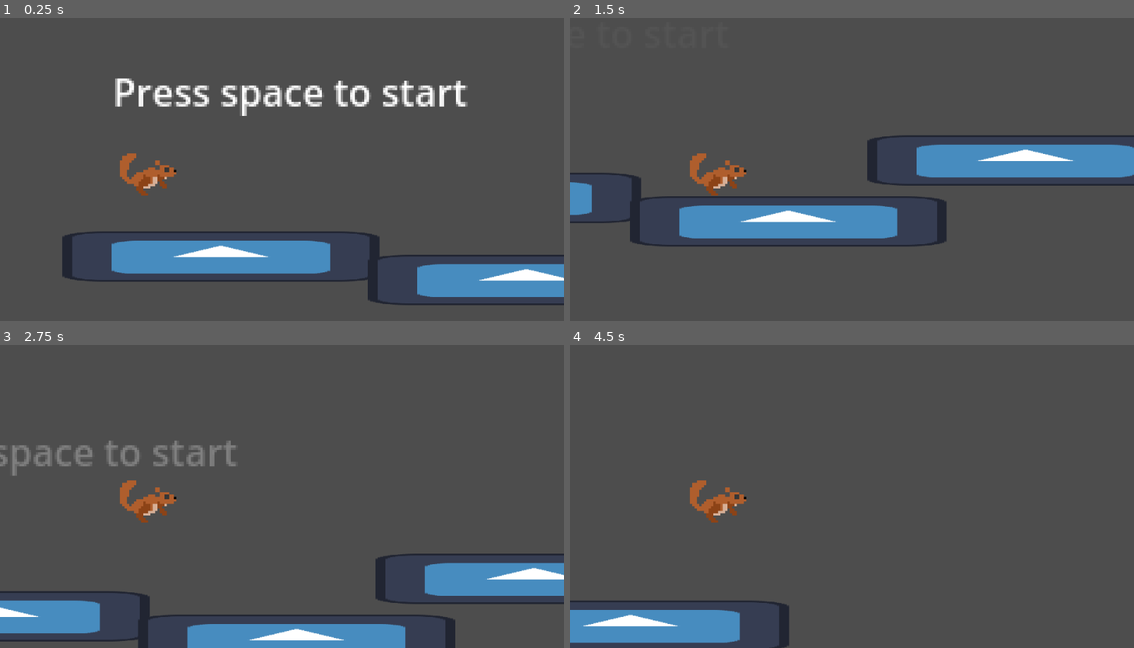
Above: before the commit, frames 1-4 (two rows, left to right).
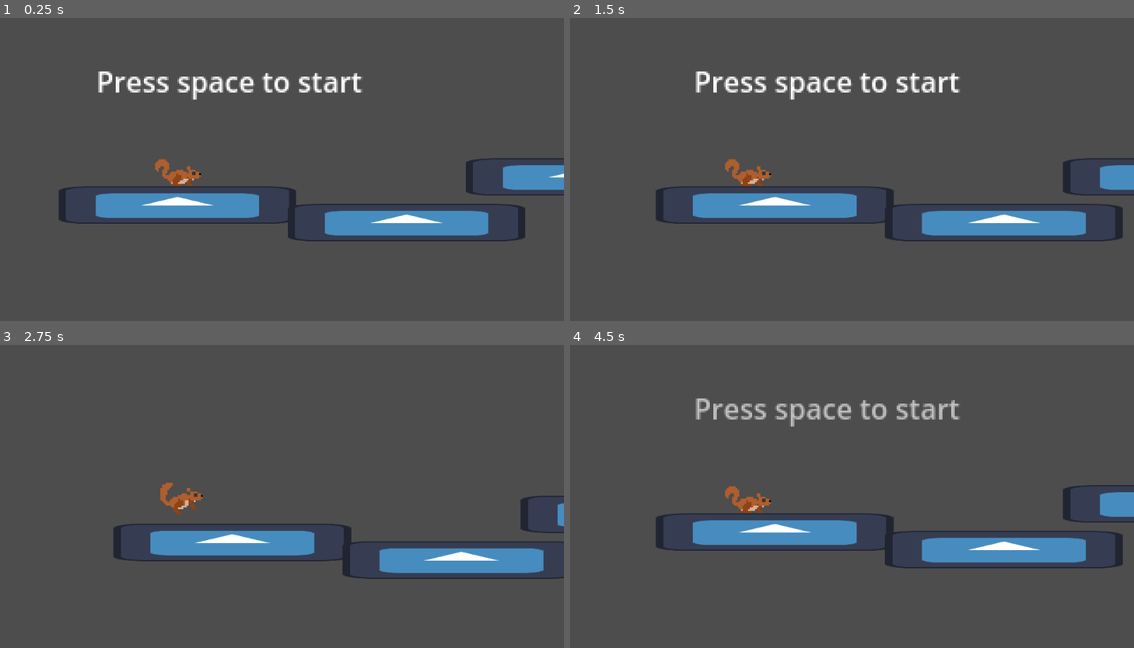
Above: after the commit, the same moments.

Repository: JuJuz1/Glide-the-fire
Game: Godot game, scene res://scenes/World.tscn
Two runs of this game, one before a commit and one after it. Both use one fixed random seed, a clock stepped at 60 frames per second and the inputs below. The engine's default icon, where the game draws it, is replaced by a stand-in: a white triangle on a blue panel in a dark square.
Inputs:
- Up to frame 1 (0.25 s): no input
- Up to frame 2 (1.5 s): tap Space (interact) at 0.5, 1.35 s; hold Space (interact) 0.53-1.28 s
- Up to frame 3 (2.75 s): tap Space (interact) at 2 s; hold Space (interact) from 2.03 s (still down)
- Up to frame 4 (4.5 s): release Space (interact) at 2.78 s; tap Space (interact) at 2.85, 3.5, 4.35 s; hold Space (interact) 3.53-4.28 s

The runs differ from the first frame. In frame 1, 20% of the frame differs, in the area x 10-100%, y 17-95%; in frame 2, 17%; in frame 3, 16%; in frame 4, 13%.

Commit message:
Fixing double collision, simple bush upward acceleration

Diff:
--- a/project.godot
+++ b/project.godot
@@ -28,10 +28,6 @@
 window/size/viewport_height=540
 window/stretch/scale_mode="integer"
 
-[global_group]
-
-collision="All collisionshapes that need to be initialized when respawning"
-
 [input]
 
 interact={
--- a/scenes/World.tscn
+++ b/scenes/World.tscn
@@ -30,8 +30,7 @@
 text = "Press space to start"
 
 [node name="Player" parent="." instance=ExtResource("1_e68gs")]
-process_mode = 4
-position = Vector2(-12, -41)
+position = Vector2(-12, -35)
 
 [node name="StaticBody2D" type="StaticBody2D" parent="."]
 position = Vector2(17, -8)
@@ -63,5 +62,5 @@
 [node name="CollisionShape2D" type="CollisionShape2D" parent="StaticBody2D3"]
 shape = SubResource("RectangleShape2D_4pkku")
 
-[node name="Bush" parent="." instance=ExtResource("4_n8bdv")]
-position = Vector2(155, -16)
+[node name="Bush" parent="." instance=ExtResource("4_t4mfl")]
+position = Vector2(154, -12)
--- a/scenes/bush.gd
+++ /dev/null
@@ -1,21 +0,0 @@
-extends Node2D
-
-signal player_death
-
-# Called when the node enters the scene tree for the first time.
-# Connect signal to game_manager
-func _ready():
-	player_death.connect(GameManager._on_player_death)
-
-
-func _on_area_2d_bush_body_entered(_body):
-	print_debug("signal")
-	player_death.emit()
-	# For some reason detects collision twice
-	$Area2DBush/CollisionBush.set_deferred("disabled", true)
-
-
-func _on_area_2d_glide_body_entered(body):
-	if body is Player:
-		if body.gliding == true:
-			body.velocity.y += -200.0
--- a/scenes/bush.tscn
+++ b/scenes/bush.tscn
@@ -1,33 +1,34 @@
-[gd_scene load_steps=4 format=3 uid="uid://c4bggrhla46rv"]
+[gd_scene load_steps=4 format=3 uid="uid://evi5ejkwf4me"]
 
-[ext_resource type="Script" path="res://scenes/bush.gd" id="1_o6qok"]
+[ext_resource type="Script" path="res://scripts/bush.gd" id="1_510l3"]
 
-[sub_resource type="CapsuleShape2D" id="CapsuleShape2D_bigwh"]
-radius = 24.0
-height = 56.0
+[sub_resource type="CapsuleShape2D" id="CapsuleShape2D_hlqm4"]
+radius = 33.0
+height = 78.0
 
-[sub_resource type="CapsuleShape2D" id="CapsuleShape2D_6ow7p"]
-radius = 18.0
-height = 58.0
+[sub_resource type="CapsuleShape2D" id="CapsuleShape2D_p1axl"]
+radius = 28.0
+height = 66.0
 
 [node name="Bush" type="Node2D"]
-script = ExtResource("1_o6qok")
+position = Vector2(120, -33)
+script = ExtResource("1_510l3")
 
 [node name="Area2DBush" type="Area2D" parent="."]
-position = Vector2(6, -6)
 collision_layer = 0
 collision_mask = 2
 
-[node name="CollisionBush" type="CollisionShape2D" parent="Area2DBush" groups=["collision"]]
+[node name="CollisionShape2D" type="CollisionShape2D" parent="Area2DBush"]
 rotation = 1.57079
-shape = SubResource("CapsuleShape2D_bigwh")
+shape = SubResource("CapsuleShape2D_hlqm4")
 
 [node name="Area2DGlide" type="Area2D" parent="."]
-position = Vector2(7, -119)
+position = Vector2(0, -57)
+collision_layer = 0
+collision_mask = 2
 
-[node name="CollisionGlide" type="CollisionShape2D" parent="Area2DGlide" groups=["collision"]]
-scale = Vector2(1.18482, 1.18482)
-shape = SubResource("CapsuleShape2D_6ow7p")
+[node name="CollisionShape2D" type="CollisionShape2D" parent="Area2DGlide"]
+shape = SubResource("CapsuleShape2D_p1axl")
 
-[connection signal="body_entered" from="Area2DBush" to="." method="_on_area_2d_bush_body_entered"]
-[connection signal="body_entered" from="Area2DGlide" to="." method="_on_area_2d_glide_body_entered"]
+[connection signal="body_entered" from="Area2DBush" to="." method="_on_area_2d_body_entered"]
+[connection signal="body_entered" from="Area2DGlide" to="." method="_on_area_2d_2_body_entered"]
--- a/scenes/player.tscn
+++ b/scenes/player.tscn
@@ -72,7 +72,7 @@
 
 [node name="Camera2D" type="Camera2D" parent="."]
 position = Vector2(55, -7)
-zoom = Vector2(4, 4)
+zoom = Vector2(3, 3)
 position_smoothing_speed = 3.0
 
 [node name="AnimatedSprite2D" type="AnimatedSprite2D" parent="."]
--- /dev/null
+++ b/scripts/bush.gd
@@ -0,0 +1,23 @@
+extends Node2D
+
+signal player_death
+
+# Called when the node enters the scene tree for the first time.
+# Connect signal to game_manager script (autoload)
+func _ready():
+	player_death.connect(GameManager._on_player_death)
+
+
+func _on_area_2d_body_entered(body):
+	if body is Player:
+		# Disable player collision
+		body.set_collision_layer_value(2, false)
+		player_death.emit()
+	else:
+		return
+
+
+func _on_area_2d_2_body_entered(body):
+	if body is Player:
+		if body.gliding == true:
+			body.velocity.y += -400.0
--- a/scripts/game_manager.gd
+++ b/scripts/game_manager.gd
@@ -23,20 +23,21 @@
 	# PC space
 	if Input.is_action_just_pressed("interact"):
 		if player.process_mode == Node.PROCESS_MODE_DISABLED:
-			player.process_mode = Node.PROCESS_MODE_INHERIT
+			player.set_deferred("process_mode", Node.PROCESS_MODE_INHERIT)
 			interface.remove_start()
+			# Enable player collision after respawning
+			# Had some problems with area2D detecting collision twice
+			# Probably linked to the continouos movement and code execution happening after 1 frame after entering
+			await get_tree().create_timer(0.1).timeout
+			player.set_collision_layer_value(2, true)
 
 
 ## When the player dies
 func _on_player_death():
-	# Position the player to the starting position and initialize all pickables, reset picked up items and collisionshapes
-	#get_tree().call_group("collision", set_collision_true) for a better solution later
-	var collisions = get_tree().get_nodes_in_group("collision")
-	for collisionshape in collisions:
-		collisionshape.set_deferred("disabled", false)
-
+	print_debug("manager_signal")
+	# Position the player to the starting position and initialize all pickables, reset picked up items
 	player.position = player.starting_position
-	player.process_mode = Node.PROCESS_MODE_DISABLED
+	player.set_deferred("process_mode", Node.PROCESS_MODE_DISABLED)
 	interface.initialize_start()
 
 
Not shown: 1 places in scenes/World.tscn that only renumber resources
